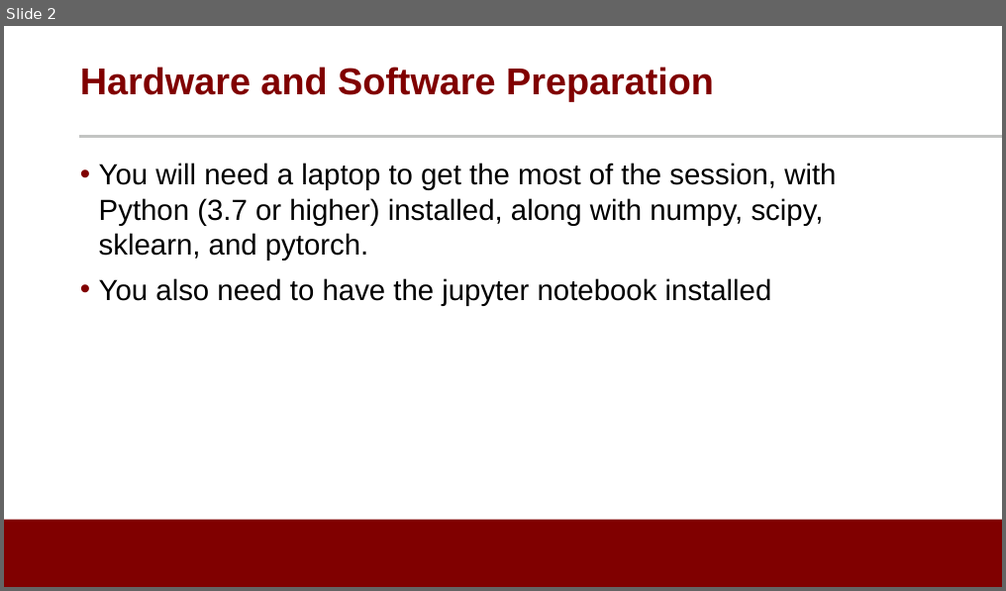
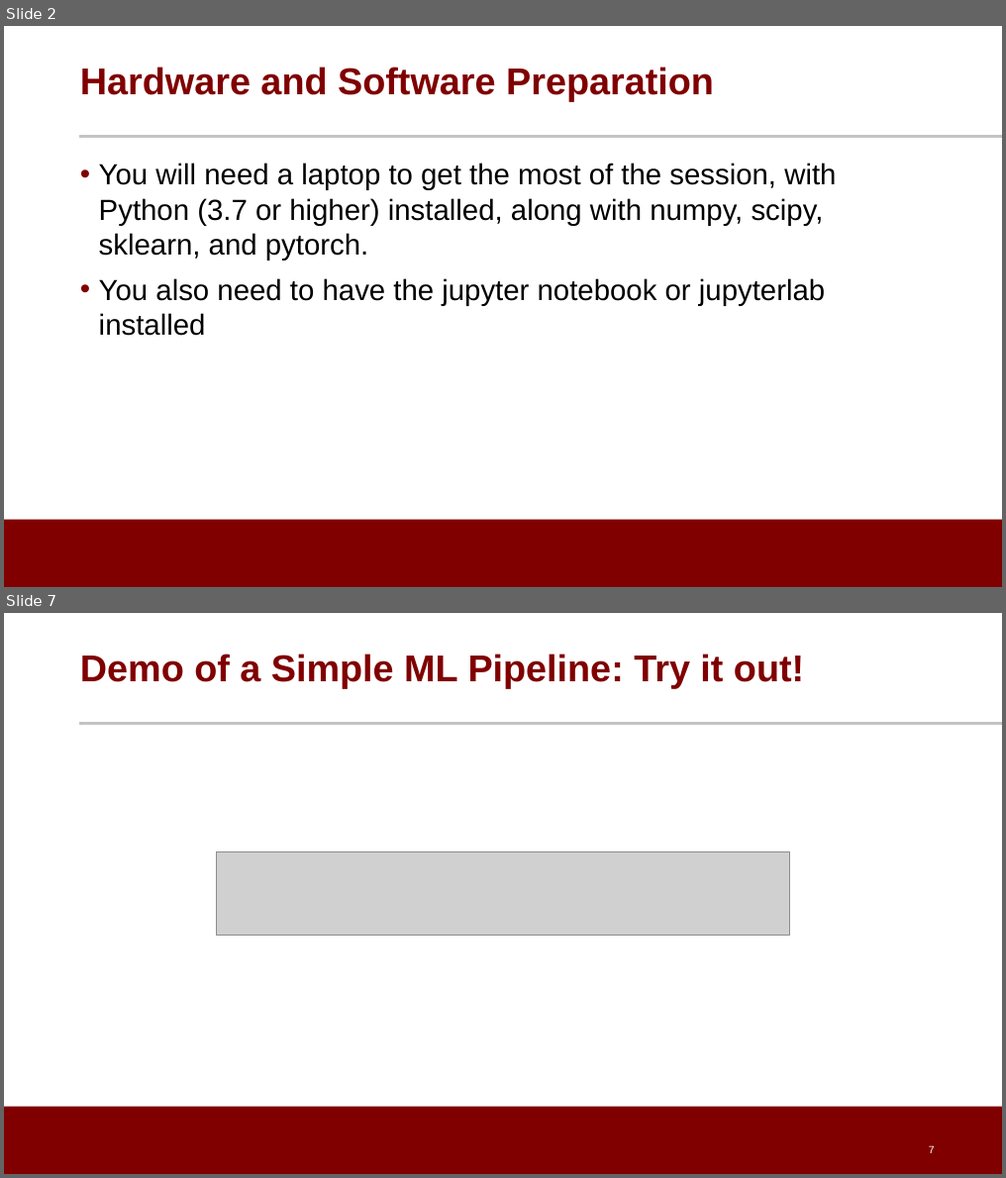
Before and after one commit to noise-lab/ML-Cybersecurity, a slide deck: module-1/ppt/1.5-demo.pptx. Shown one above the other, each under a label of ours: slide 2 before the commit, slides 2 and 7 after it; the slides between them are not shown. The pictures are 1006x591 and 1006x1178 pixels, drawn with LibreOffice and Linux fonts; fonts in the diff are those of the drawing; grey boxes stand for pictures; background and template pictures are left out. Boxes give left, top, right and bottom in pixels: in the first picture for what was removed or moved away, otherwise in the second. Text is boxed around its words. In the diff, an @@ line names an element or a change of style, - is before the commit and + after.

```diff
--- a/module-1/ppt/1.5-demo.pptx
+++ b/module-1/ppt/1.5-demo.pptx
@@ slide 7 added at (x1=4, y1=613, x2=1002, y2=1174), background #FFFFFF; not listed: 2 template elements that a slide beside it also shows @@
@@ title added at (x1=80, y1=654, x2=804, y2=689), 36 pt, text #800000, bold @@
+Demo of a Simple ML Pipeline: Try it out!
@@ picture added at (x1=217, y1=852, x2=789, y2=935) @@
@@ page number added at (x1=929, y1=1146, x2=935, y2=1154), 10 pt, text #FFFFFF @@
+7
@@ slide 2 changed as well @@
@@ text at (x1=99, y1=278, x2=825, y2=336): text changed @@
-• You also need to have the jupyter notebook installed
+• You also need to have the jupyter notebook or jupyterlab installed
```
Also in this commit, not shown: 2 other slides changed, 3 other slides added, 1 slide removed, 7 other files.
